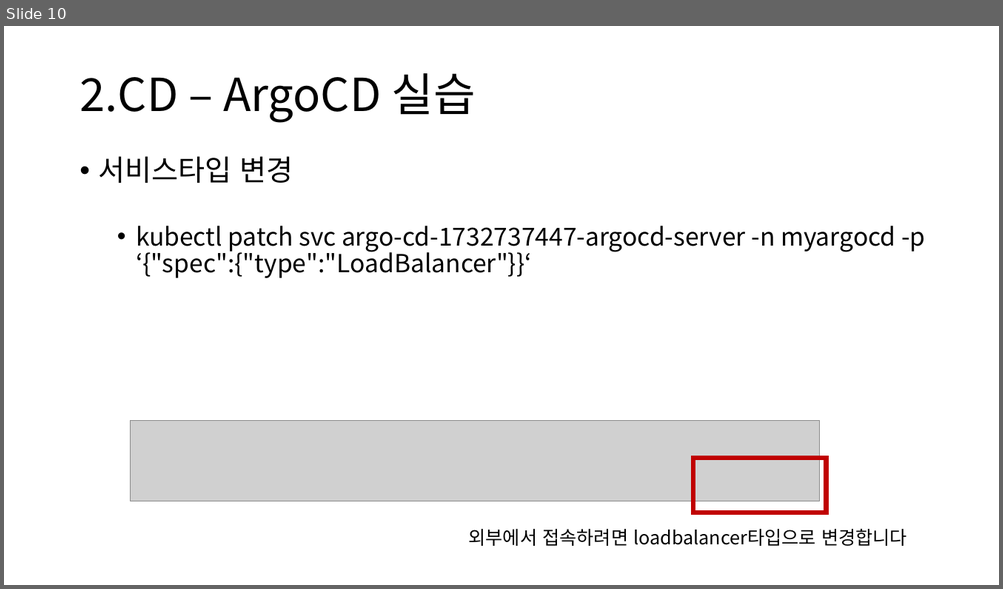
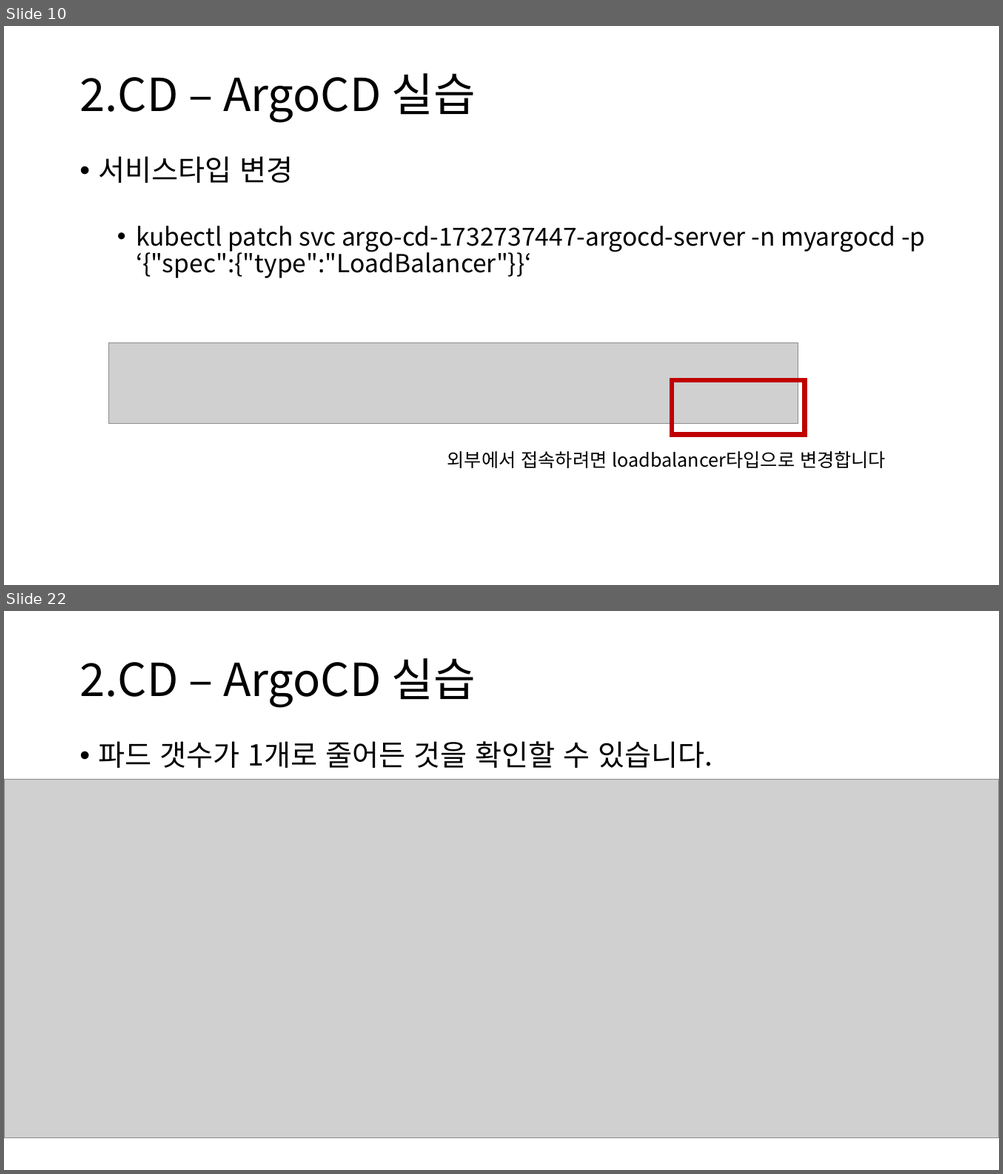
Before and after one commit to truthsj/ds4th_study, a slide deck: source/도커심화_한권으로_배우는_도커_&_쿠버네티스/ch11_깃허브 액션과 ArgoCD를 활용한 CICD.pptx. Shown one above the other, each under a label of ours: slide 10 before the commit, slides 10 and 22 after it; the slides between them are not shown. The pictures are 1003x589 and 1003x1174 pixels, drawn with LibreOffice and Linux fonts; fonts in the diff are those of the drawing; grey boxes stand for pictures. Boxes give left, top, right and bottom in pixels: in the first picture for what was removed or moved away, otherwise in the second. Text is boxed around its words. In the diff, an @@ line names an element or a change of style, - is before the commit and + after.

```diff
--- a/source/도커심화_한권으로_배우는_도커_&_쿠버네티스/ch11_깃허브 액션과 ArgoCD를 활용한 CICD.pptx
+++ b/source/도커심화_한권으로_배우는_도커_&_쿠버네티스/ch11_깃허브 액션과 ArgoCD를 활용한 CICD.pptx
@@ slide 22 added at [4, 611, 999, 1170], background #FFFFFF @@
@@ title added at [79, 658, 475, 708], 44 pt, text #000000 @@
+2.CD – ArgoCD 실습
@@ text added at [99, 741, 712, 768], 28 pt, text #000000 @@
+• 파드 갯수가 1개로 줄어든 것을 확인할 수 있습니다.
@@ picture added at [4, 780, 999, 1139] @@
@@ slide 10 changed as well @@
@@ 1 picture, 1 text, 1 rectangle: place and size @@
-1 picture, 1 text, 1 rectangle at [130, 420, 907, 546]
+1 picture, 1 text, 1 rectangle at [109, 343, 885, 469]
```
Also in this commit, not shown: 11 other slides added.
